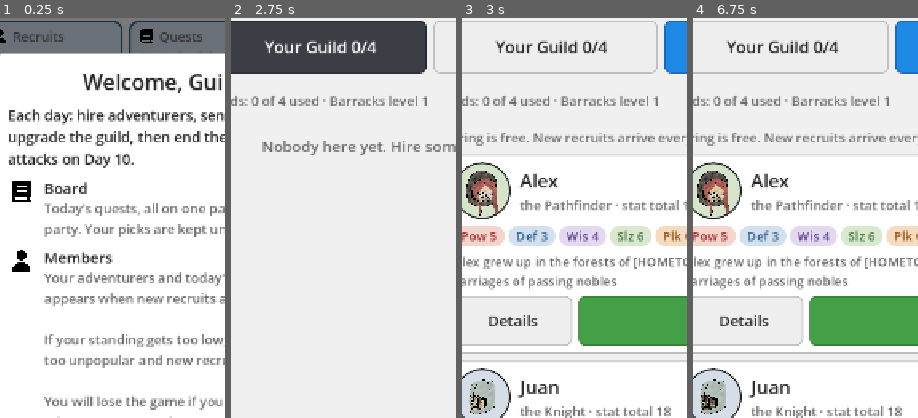
Above: before the commit, frames 1-4 (left to right).
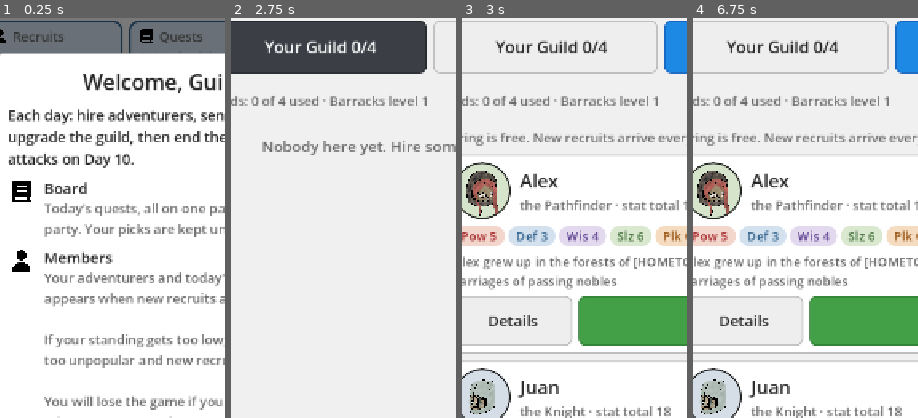
Above: after the commit, the same moments.

Repository: ActuallySanta/Fantasy-Guild-Manager
Game: Godot game, scene res://MobileHall/hall_main.tscn
Two runs of this game, one before a commit and one after it. Both use one fixed random seed, a clock stepped at 60 frames per second and the inputs below.
Inputs:
- Up to frame 1 (0.25 s): no input
- Up to frame 2 (2.75 s): click "Start" at 0.5 s; click "For Hire" at 1.25 s; click "Your Guild 0/4" at 2 s
- Up to frame 3 (3 s): click "For Hire" at 2.75 s
- Up to frame 4 (6.75 s): click "Barracks" at 3.5 s; click "Tonight" at 4.25 s; click "Build" at 5 s; click "Board" at 5.75 s; click "Members" at 6.5 s
The pictures show only the part of the screen within x 6-56%, y 8-58%; the shares and areas given below are measured in that part.

Frames 1-2 are identical in both runs. In frame 3, 0.2% of the frame differs, in the area x 3-14%, y 41-98%; in frame 4, 0.2%.

Commit message:
Removed the changing skin tone bug

Diff:
--- a/MobileHall/Scripts/portrait.gd
+++ b/MobileHall/Scripts/portrait.gd
@@ -33,5 +33,5 @@
 	_frame.add_theme_stylebox_override("panel", frame_box)
 
 	# role art
-	_art.texture = ExternalContentContainer.get_character_icon(character.role)
+	_art.texture = character.icon
 	_art.modulate = DEAD_TINT if Style.is_dead(character) else Color.WHITE
--- a/Scripts/Character Generator/character_ui_card.gd
+++ b/Scripts/Character Generator/character_ui_card.gd
@@ -33,7 +33,7 @@
 	pluck_label.text = "Pluck: " + str(loaded_character.pluck)
 	character_description_label.text = loaded_character.description
 	character_injury_label.text = "Injury Level: " + str(GuildCharacter.InjuryLevel.find_key(loaded_character.injury_level))
-	character_icon.texture = ExternalContentContainer.get_character_icon(loaded_character.role)
+	character_icon.texture = loaded_character.icon
 	pass # Replace with function body.
 
 
--- a/Scripts/UI/Drag and Drop System/character_icon_button.gd
+++ b/Scripts/UI/Drag and Drop System/character_icon_button.gd
@@ -6,5 +6,5 @@
 
 
 func _ready() -> void:
-	icon = ExternalContentContainer._get_character_icon(held_character.role)
+	icon = held_character.icon
 	text = held_character.title
--- a/Scripts/UI/character_button.gd
+++ b/Scripts/UI/character_button.gd
@@ -26,7 +26,7 @@
 	return str(c.get("title"))
 
 static func get_icon(c) -> Texture2D:
-	return ExternalContentContainer.get_character_icon(c.role)
+	return c.icon
 
 # Runs when player taps this character
 func _on_pressed() -> void:
--- a/Scripts/UI/character_display_button.gd
+++ b/Scripts/UI/character_display_button.gd
@@ -6,7 +6,7 @@
 var held_character : GuildCharacter
 
 func _ready() -> void:
-	icon = ExternalContentContainer.get_character_icon(held_character.role)
+	icon = held_character.icon
 	text = held_character.title
 
 
--- a/Scripts/UI/character_hiring_banner.gd
+++ b/Scripts/UI/character_hiring_banner.gd
@@ -22,7 +22,7 @@
 	wisdom_label.text = "Wisdom: " + str(loaded_character.stats[GuildCharacter.StatType.WISDOM])
 	sleaziness_label.text = "Sleaziness: " + str(loaded_character.stats[GuildCharacter.StatType.SLEAZINESS])
 	pluck_label.text = "Pluck: " + str(loaded_character.pluck)
-	character_icon.texture = ExternalContentContainer.get_character_icon(loaded_character.role)
+	character_icon.texture = loaded_character.icon
 
 pass # Replace with function body.
 
--- a/Scripts/UI/guild_character_page.gd
+++ b/Scripts/UI/guild_character_page.gd
@@ -22,7 +22,7 @@
 	for characters in CharacterContainer.active_characters:
 		var _char_icon := CHARACTER_DISPLAY_BUTTON.instantiate()
 		_char_icon.held_character = characters
-		_char_icon.icon = ExternalContentContainer.get_character_icon(characters.role)
+		_char_icon.icon = characters.icon
 		_char_icon.text = characters.title
 		drag_drop_grid.add_child(_char_icon)
 		pass
